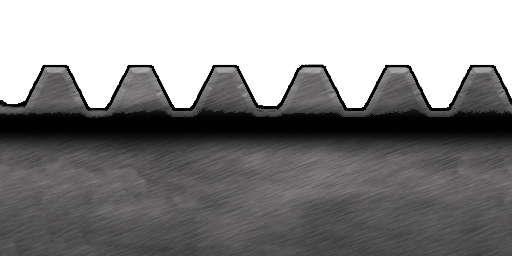
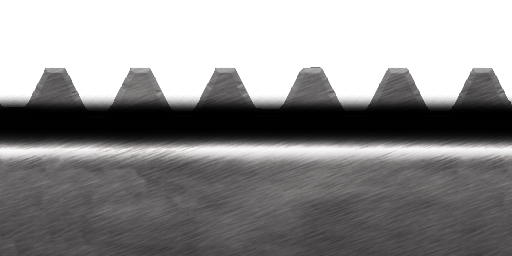
Layers edited between the first and the second 512×256 image:
added layer "Layer 1 copy" (overlay) above "Layer 1" over [0, 94, 512, 168]
added layer "Layer 1" (overlay) above "Layer 1 copy 2" over [0, 94, 512, 168]
painted on "Layer 1 copy 2" over [0, 64, 512, 111]
